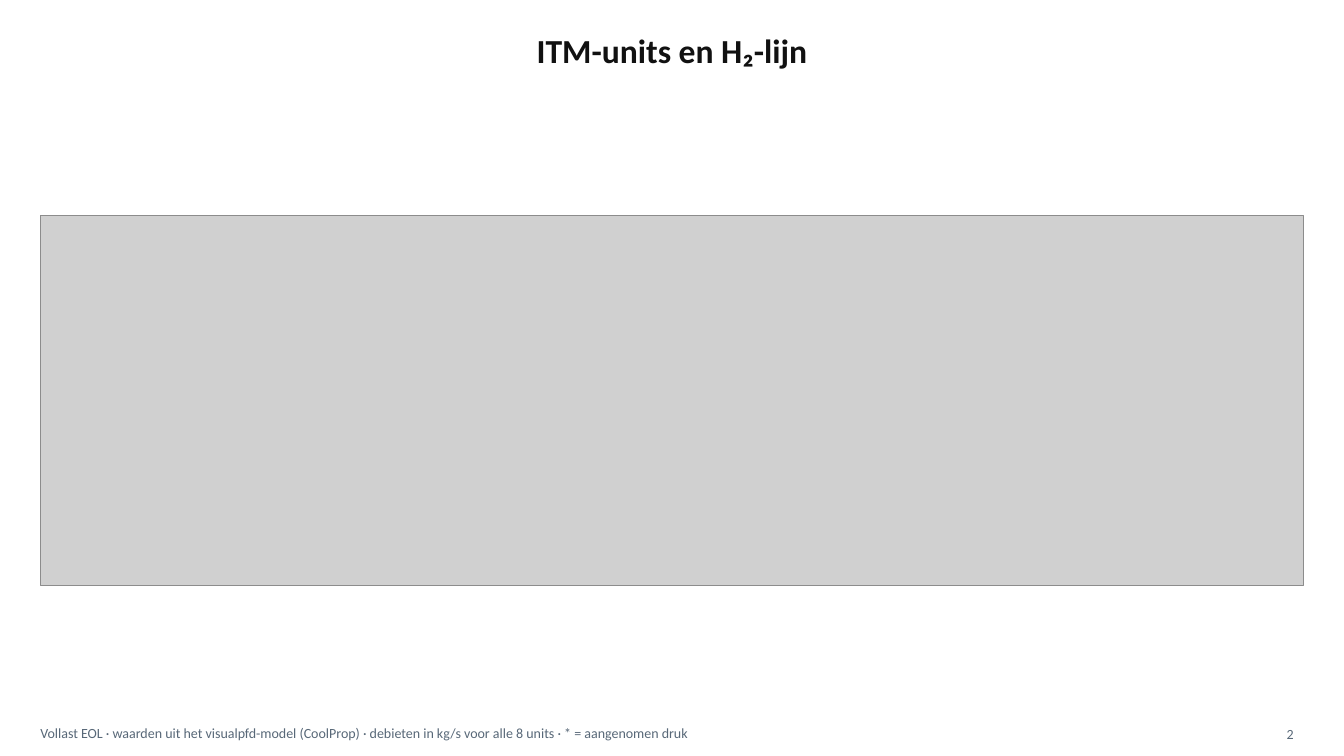
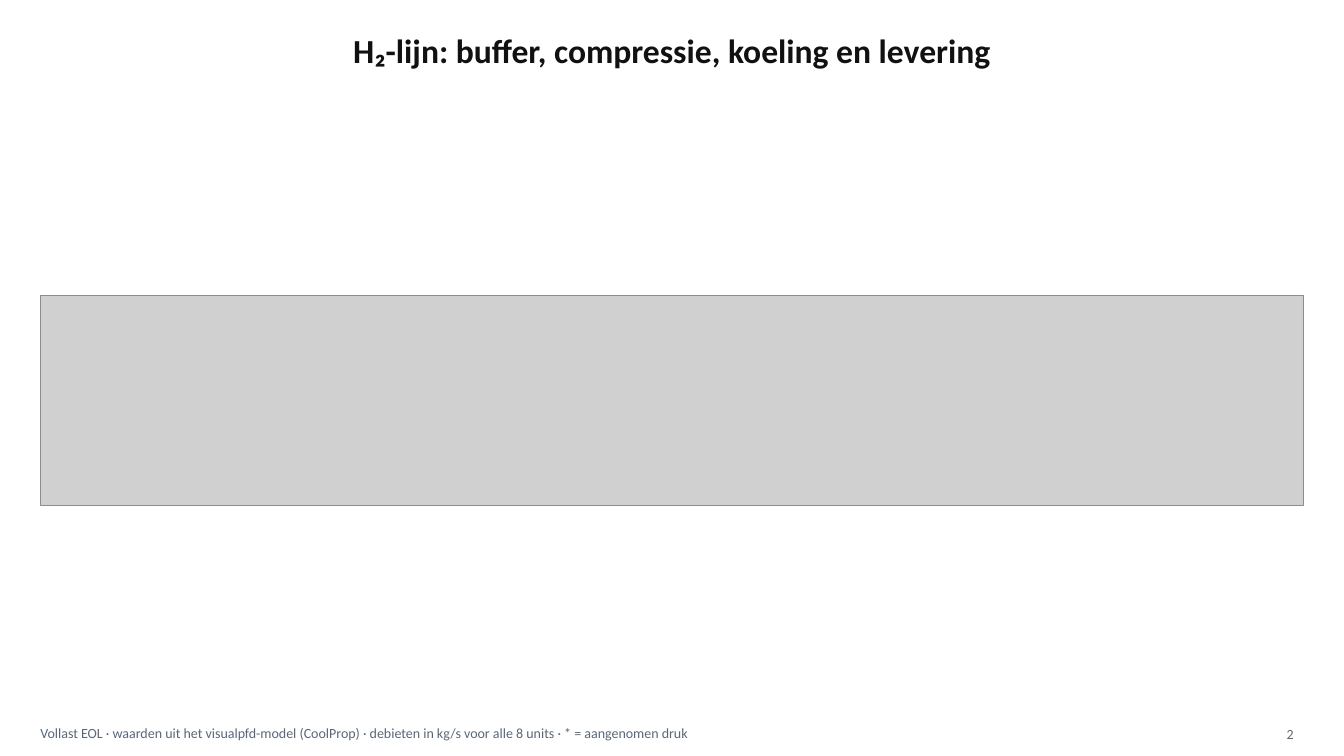
Before and after one commit to akubishon/visualpfd, a slide deck: slide 2 of docs/pfd/PFD.pptx. Drawn at 1344x756 pixels with LibreOffice and Linux fonts; fonts in the diff are those of the drawing; grey boxes stand for pictures. Boxes give left, top, right and bottom in pixels: in the first picture for what was removed or moved away, otherwise in the second. Text is boxed around its words. In the diff, an @@ line names an element or a change of style, - is before the commit and + after.

```diff
--- a/docs/pfd/PFD.pptx
+++ b/docs/pfd/PFD.pptx
@@ title at box(353, 39, 991, 69): text changed @@
-ITM-units en H₂-lijn
+H₂-lijn: buffer, compressie, koeling en levering
@@ picture: place and size @@
-picture at box(40, 216, 1304, 586)
+picture at box(40, 296, 1304, 506)
```
Also in this commit, not shown: 3 other slides changed, 5 other files.
